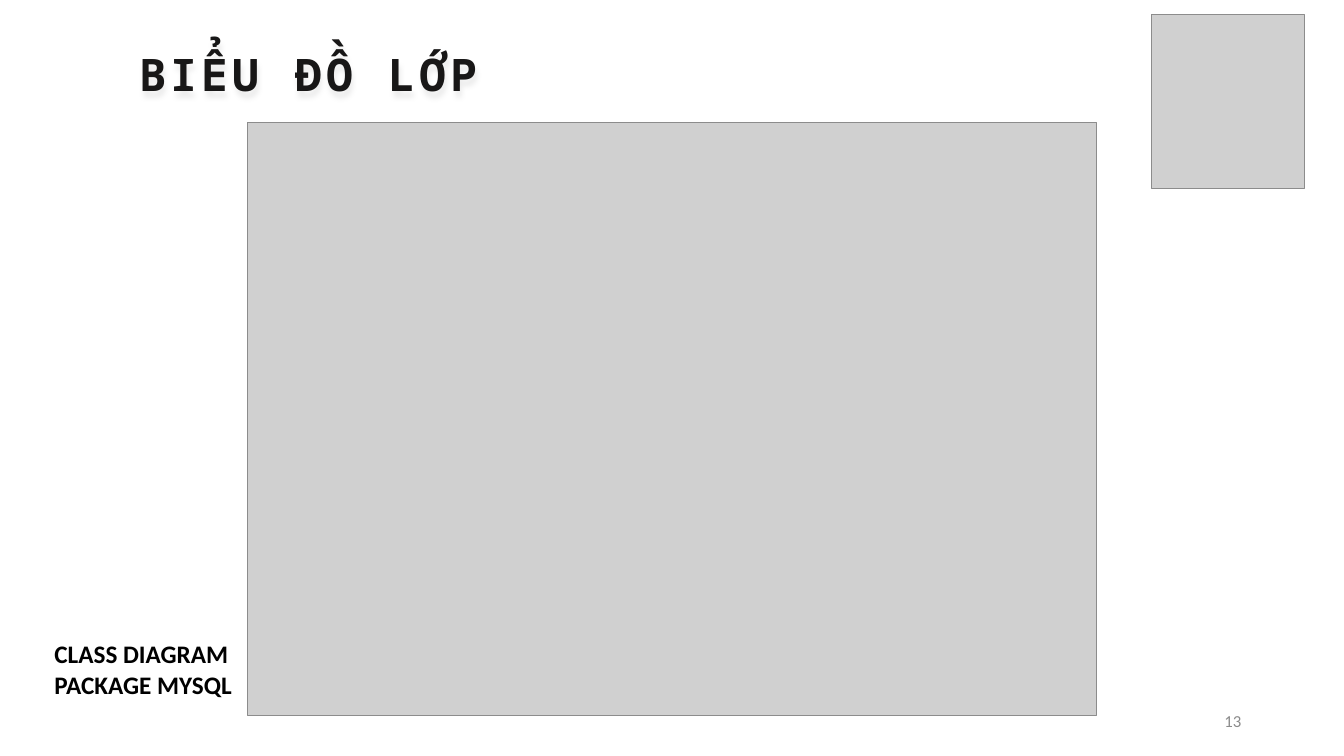
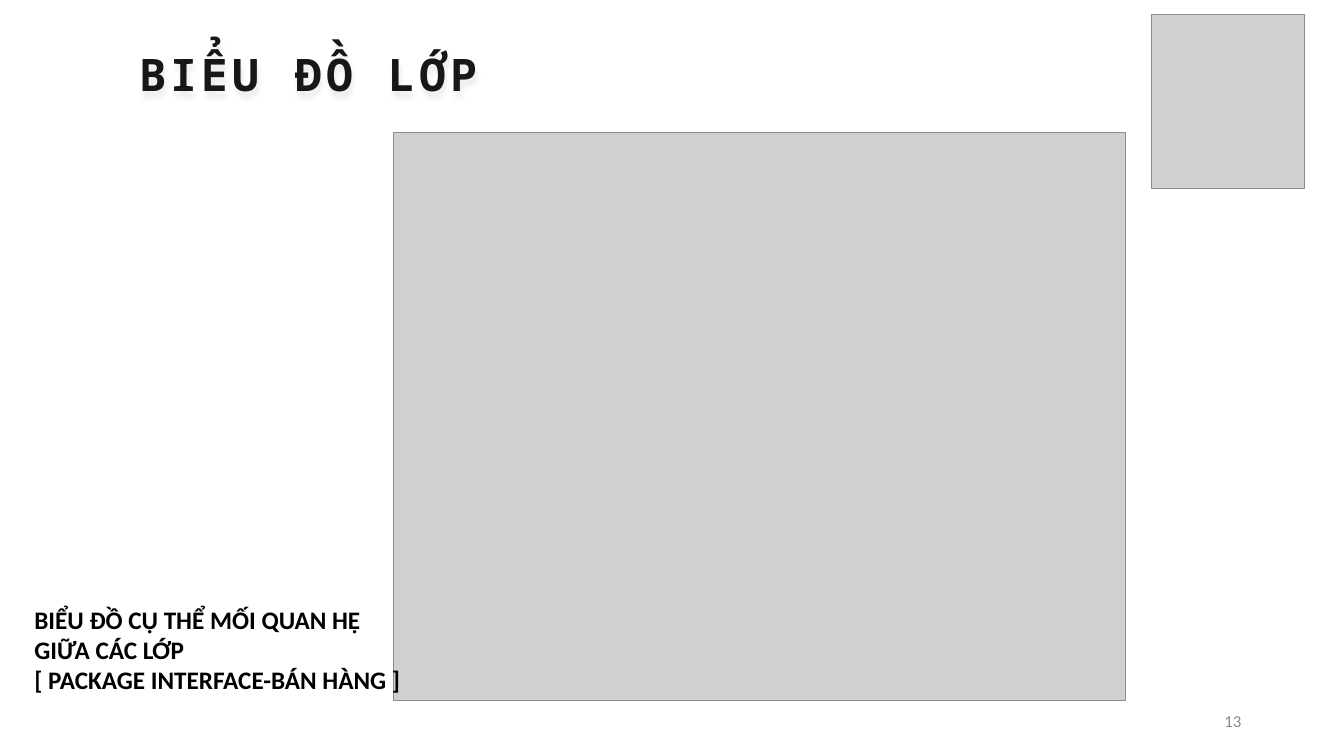
Before and after one commit to thanhhff/Cafe-Manager, a slide deck: slide 13 of report/FinalReport.pptx. Drawn at 1344x756 pixels with LibreOffice and Linux fonts; fonts in the diff are those of the drawing; grey boxes stand for pictures. Boxes give left, top, right and bottom in pixels: in the first picture for what was removed or moved away, otherwise in the second. Text is boxed around its words. In the diff, an @@ line names an element or a change of style, - is before the commit and + after.

```diff
--- a/report/FinalReport.pptx
+++ b/report/FinalReport.pptx
@@ picture: place and size @@
-picture at [247, 122, 1097, 715]
+picture at [393, 132, 1125, 701]
@@ text at [34, 608, 386, 689]: text changed @@
-CLASS DIAGRAM
-PACKAGE MYSQL
+BIỂU ĐỒ CỤ THỂ MỐI QUAN HỆ GIỮA CÁC LỚP
+[ PACKAGE INTERFACE-BÁN HÀNG ]
```
Also in this commit, not shown: 7 other slides changed.
